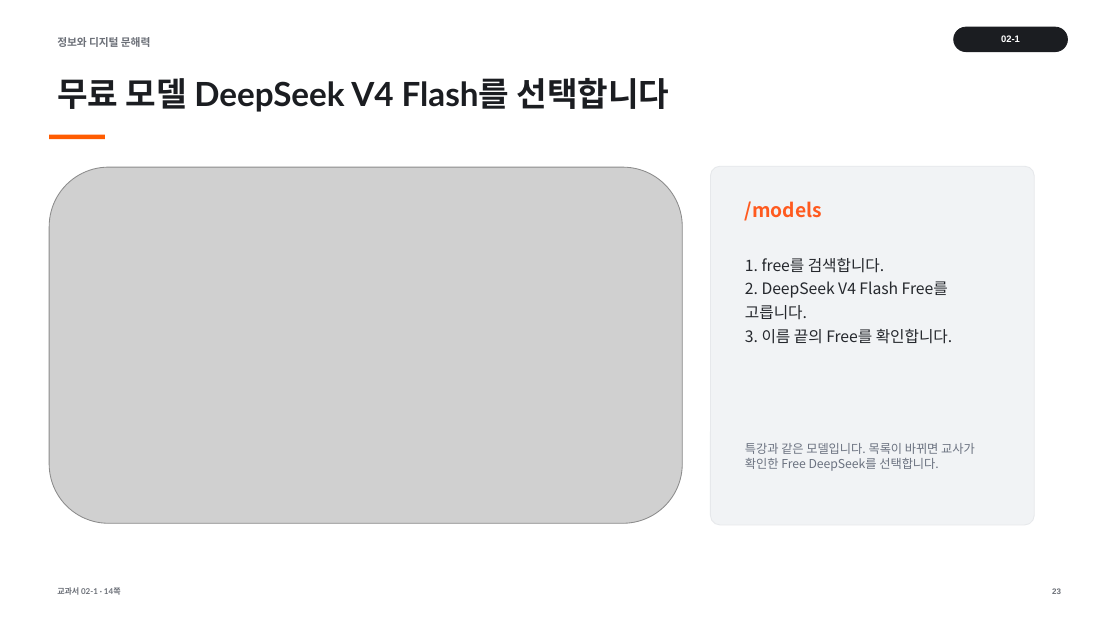
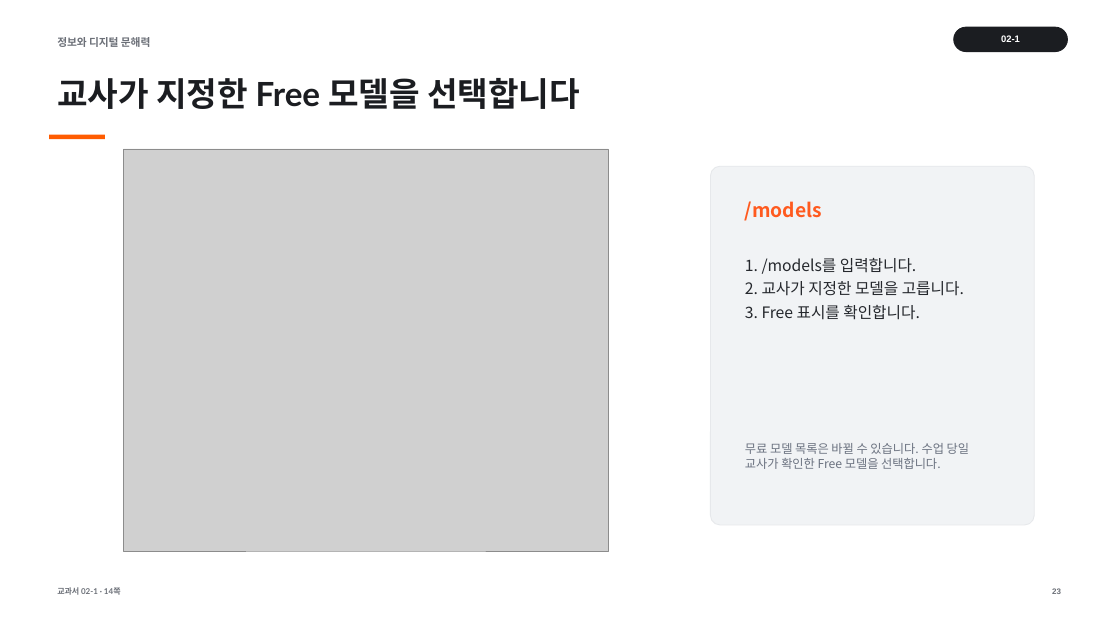
Before and after one commit to cozy819/2026-02__jdh, a slide deck: slide 23 of 02/ppt/02-1_개발_도구_설치와_확인_v1.pptx. Drawn at 1120x630 pixels with LibreOffice and Linux fonts; fonts in the diff are those of the drawing; grey boxes stand for pictures. Boxes give left, top, right and bottom in pixels: in the first picture for what was removed or moved away, otherwise in the second. Text is boxed around its words. In the diff, an @@ line names an element or a change of style, - is before the commit and + after.

```diff
--- a/02/ppt/02-1_개발_도구_설치와_확인_v1.pptx
+++ b/02/ppt/02-1_개발_도구_설치와_확인_v1.pptx
@@ text at (57, 78, 580, 109): text changed @@
-무료 모델 DeepSeek V4 Flash를 선택합니다
+교사가 지정한 Free 모델을 선택합니다
@@ picture: place and size @@
-picture at (50, 167, 683, 523)
+picture at (124, 149, 608, 551)
@@ text at (745, 258, 964, 320): text changed @@
-1. free를 검색합니다.
-2. DeepSeek V4 Flash Free를 고릅니다.
-3. 이름 끝의 Free를 확인합니다.
+1. /models를 입력합니다.
+2. 교사가 지정한 모델을 고릅니다.
+3. Free 표시를 확인합니다.
@@ text at (745, 443, 969, 469): text changed @@
-특강과 같은 모델입니다. 목록이 바뀌면 교사가 확인한 Free DeepSeek를 선택합니다.
+무료 모델 목록은 바뀔 수 있습니다. 수업 당일 교사가 확인한 Free 모델을 선택합니다.
```
Also in this commit, not shown: 2 other slides changed, 12 other files.
